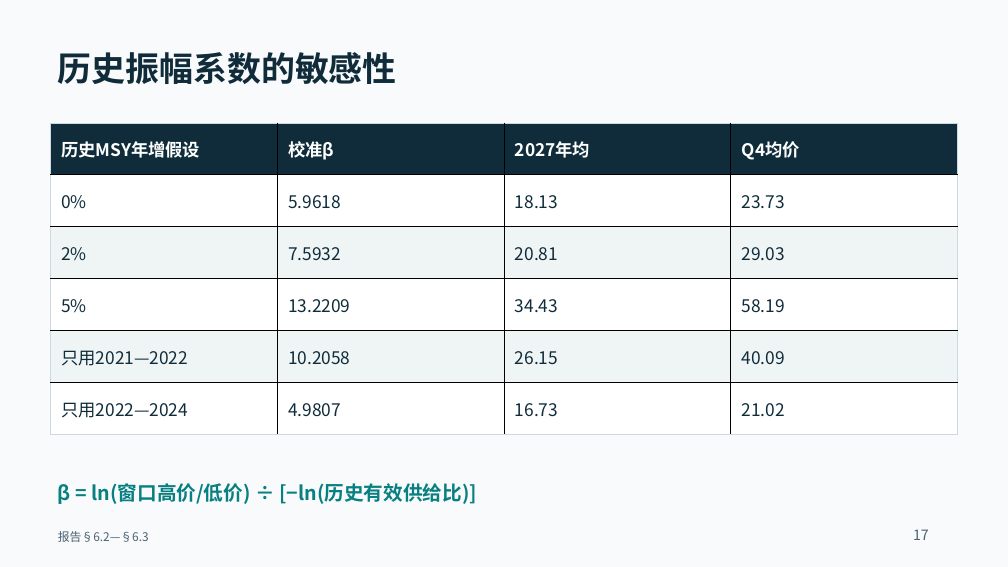
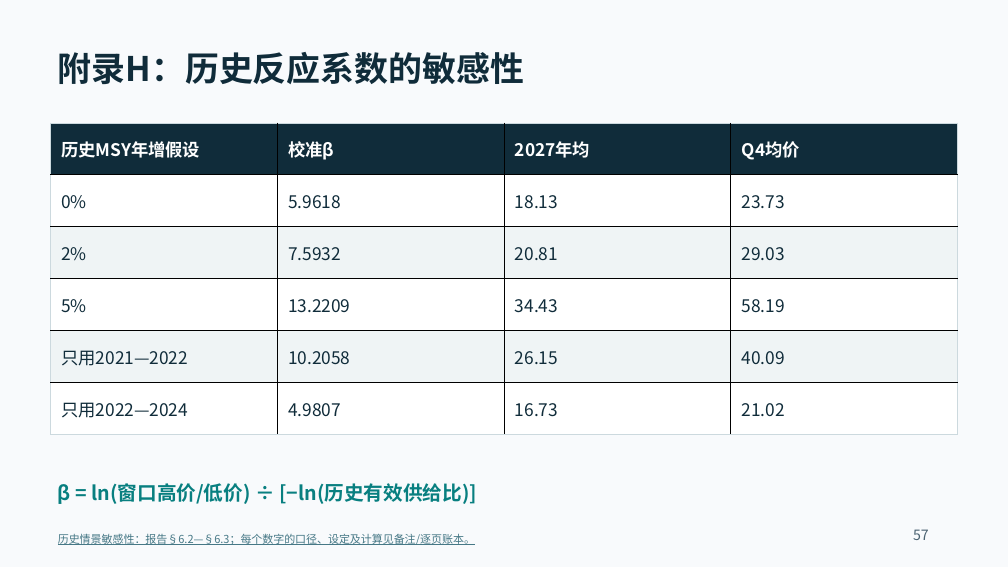
Before and after one commit to d202480025-code/muyuan-valuation-research, a slide deck: slide 57 of docs/downloads/lecture.pptx (slide 17 before the commit). Drawn at 1008x567 pixels with LibreOffice and Linux fonts; fonts in the diff are those of the drawing. Boxes give left, top, right and bottom in pixels: in the first picture for what was removed or moved away, otherwise in the second. Text is boxed around its words. In the diff, an @@ line names an element or a change of style, - is before the commit and + after.

```diff
--- a/docs/downloads/lecture.pptx
+++ b/docs/downloads/lecture.pptx
@@ text at bbox=[58, 52, 524, 84]: text changed @@
-历史振幅系数的敏感性
+附录H：历史反应系数的敏感性
@@ text at bbox=[58, 534, 475, 545]: text changed; size 11.2 to 10.5 pt; text colour #4A6271 to #467886 @@
-报告§6.2—§6.3
+历史情景敏感性：报告§6.2—§6.3；每个数字的口径、设定及计算见备注/逐页账本。
@@ text at bbox=[913, 529, 929, 540]: text changed @@
-17
+57
```
Also in this commit, not shown: 40 other slides changed, 16 slides added, 14 slides removed, 54 other files.
